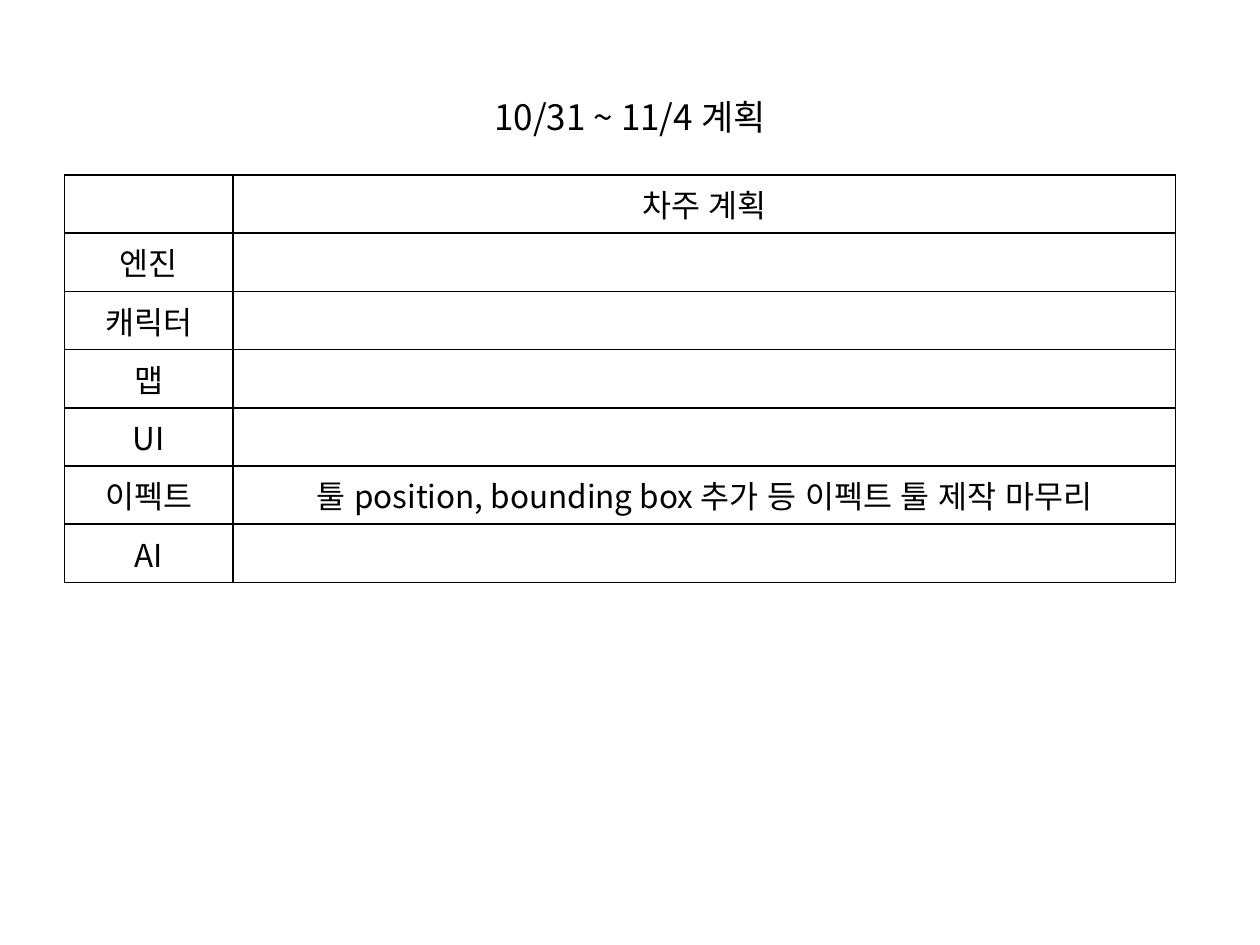
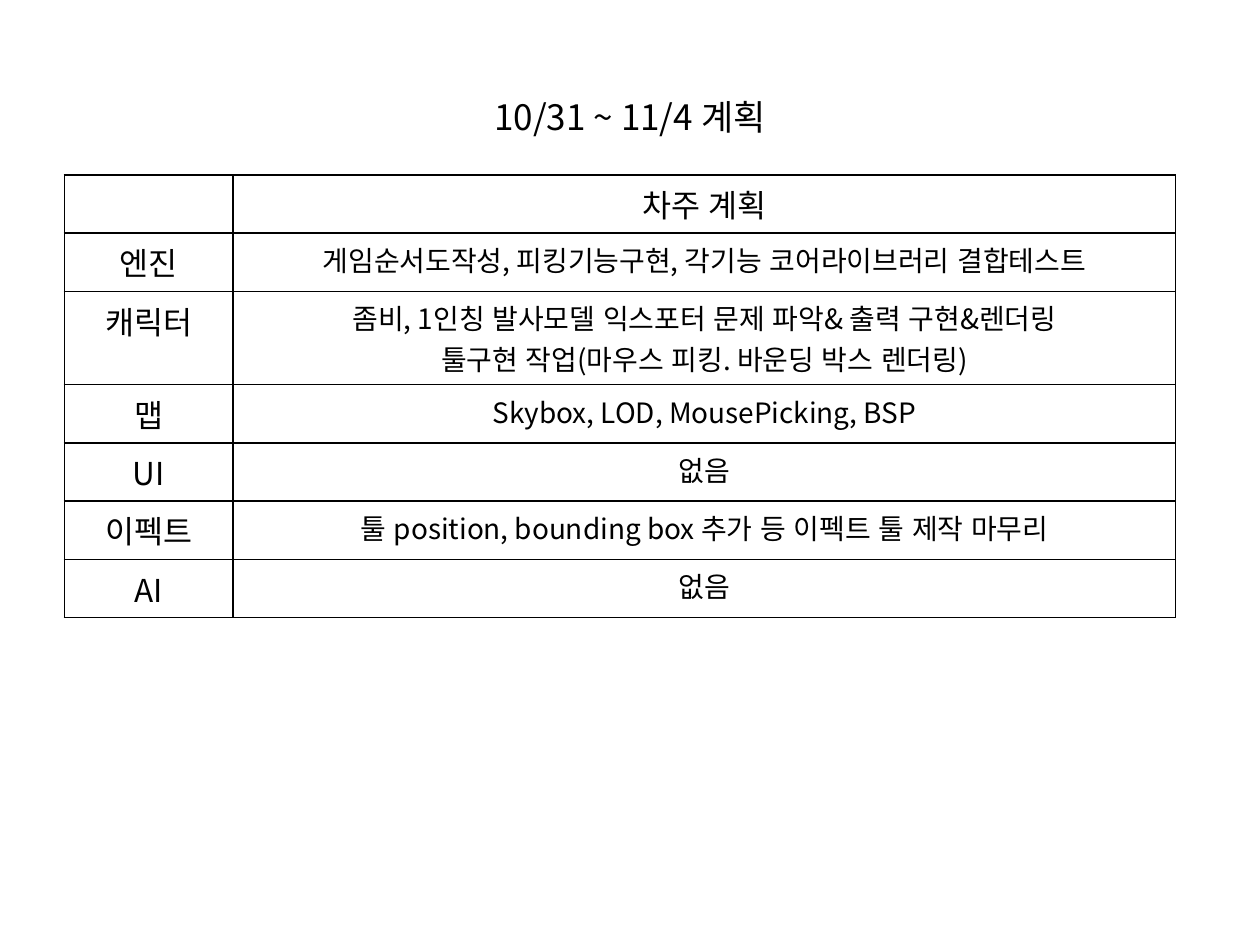
Before and after one commit to TomLeeLive/enpgame, a slide deck: slide 5 of doc/_meeting_weekly_doc/01_week_plan_20161028.pptx. Drawn at 1260x945 pixels with LibreOffice and Linux fonts; fonts in the diff are those of the drawing. Boxes give left, top, right and bottom in pixels: in the first picture for what was removed or moved away, otherwise in the second. Text is boxed around its words. In the diff, an @@ line names an element or a change of style, - is before the commit and + after.

```diff
--- a/doc/_meeting_weekly_doc/01_week_plan_20161028.pptx
+++ b/doc/_meeting_weekly_doc/01_week_plan_20161028.pptx
@@ table at (64, 175, 1176, 606) @@
-row 2, column 2: 
+row 2, column 2: 게임순서도작성, 피킹기능구현, 각기능 코어라이브러리 결합테스트
-row 3, column 2: 
+row 3, column 2: 좀비, 1인칭 발사모델 익스포터 문제 파악& 출력 구현&렌더링 / 툴구현 작업(마우스 피킹. 바운딩 박스 렌더링)
-row 4, column 2: 
+row 4, column 2: Skybox, LOD, MousePicking, BSP
-row 5, column 2: 
+row 5, column 2: 없음
-row 7, column 2: 
+row 7, column 2: 없음
@@ size 18 to 16 pt in "툴 position, bounding box 추가 등 이펙트 ..." @@
```
Also in this commit, not shown: 2 other slides changed.
